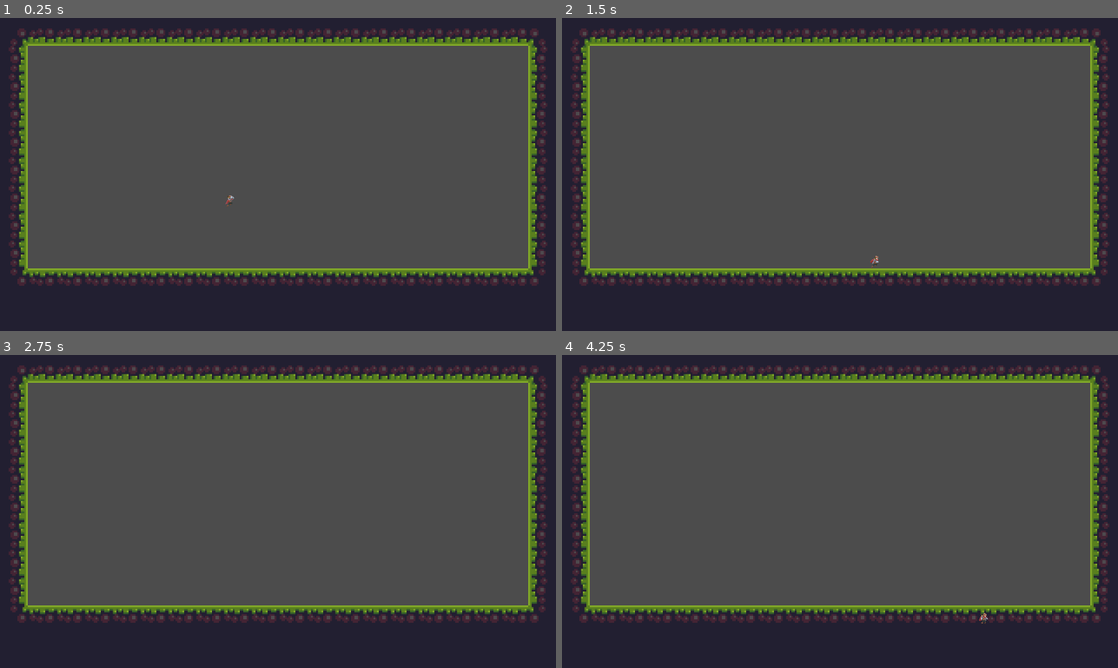
Above: before the commit, frames 1-4 (two rows, left to right).
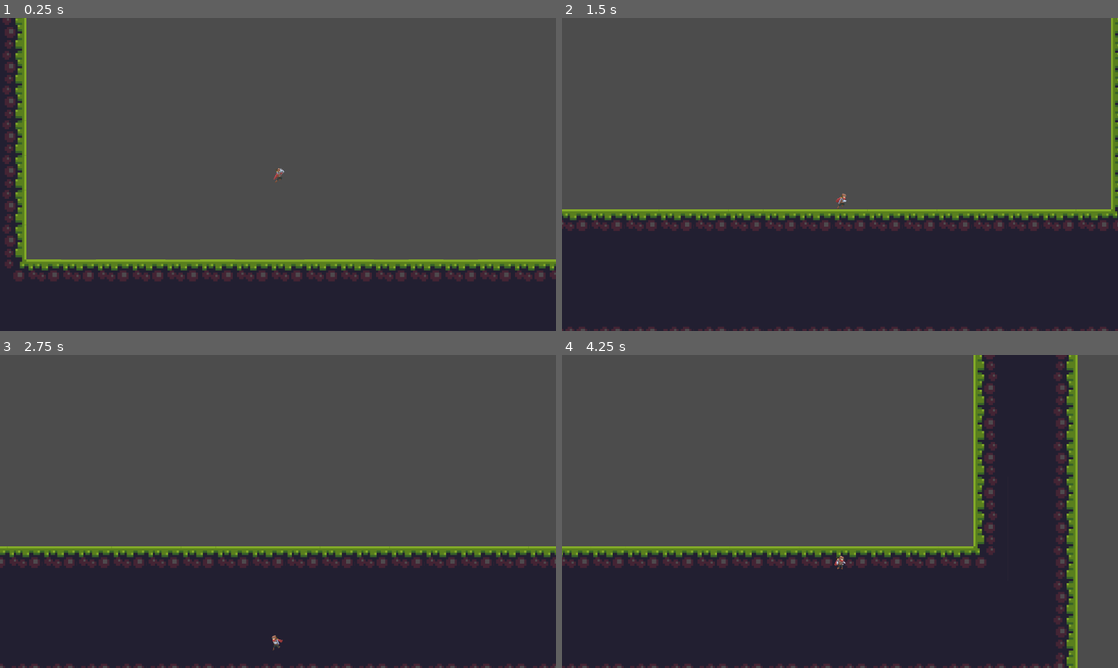
Above: after the commit, the same moments.

Repository: Nexurion/test_game
Game: Godot game, scene res://dev-room.tscn
The game is run twice, just before and just after one commit, with the same random seed, the same clock (stepped at 60 frames per second) and the same inputs.
Inputs:
- Up to frame 1 (0.25 s): no input
- Up to frame 2 (1.5 s): hold D (move_right) from 0.53 s (still down); tap Space (jump) at 0.77 s
- Up to frame 3 (2.75 s): tap Space (jump) at 1.52 s; release D (move_right) at 2.03 s; hold A (move_left) from 2.03 s (still down)
- Up to frame 4 (4.25 s): release A (move_left) at 2.78 s; hold D (move_right) from 2.78 s (still down); tap Space (jump) at 3.02, 3.77 s

The runs differ from the first frame. In frame 1, 20% of the frame differs, in the area x 0-100%, y 0-86%; in frame 2, 36%; in frame 3, 36%; in frame 4, 46%, in the area x 0-100%, y 0-100%.

Commit message:
minor changes

Diff:
--- a/dev-room.tscn
+++ b/dev-room.tscn
@@ -113,3 +113,6 @@
 position = Vector2( 527.412, 331.86 )
 
 [node name="Camera2D" type="Camera2D" parent="player"]
+current = true
+zoom = Vector2( 0.8, 0.8 )
+limit_bottom = 800
